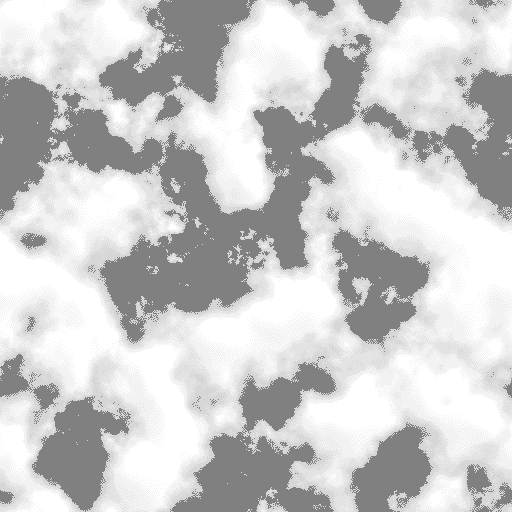
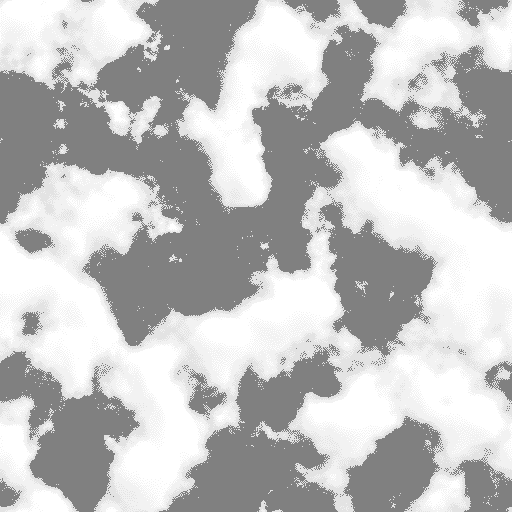
Two versions of the same layered image (512x512). Layer-by-layer changes:
painted on "white with cloudy alpha" over (x1=0, y1=0, x2=512, y2=512)
